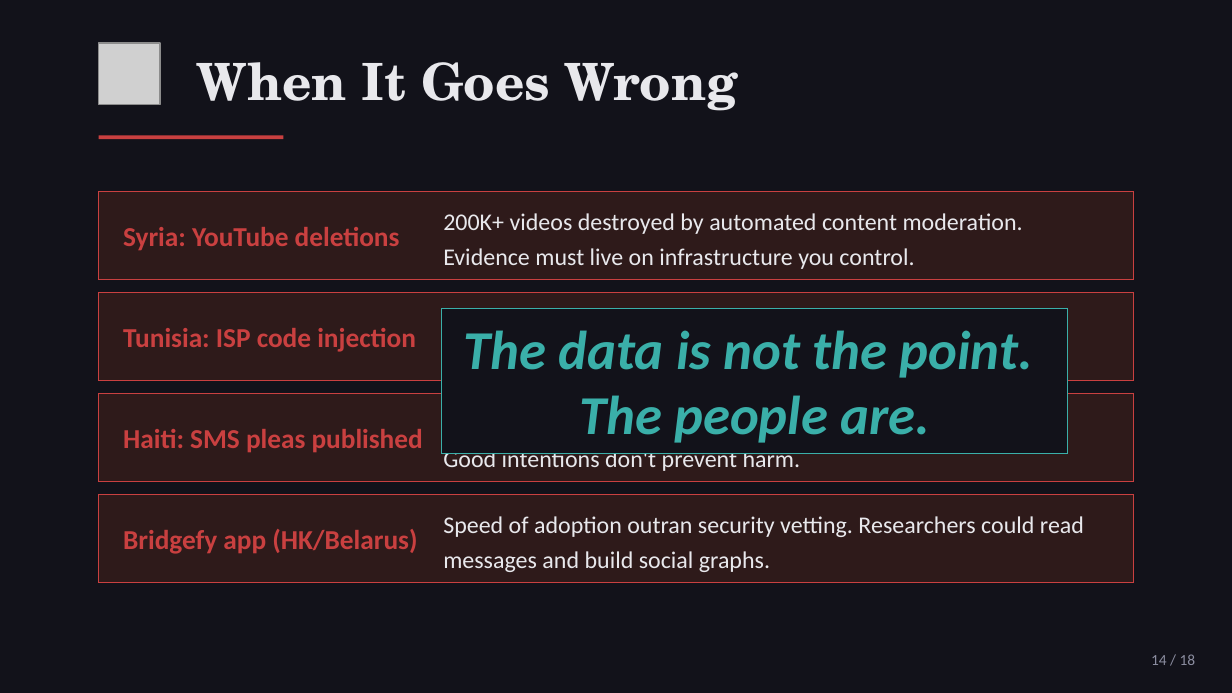
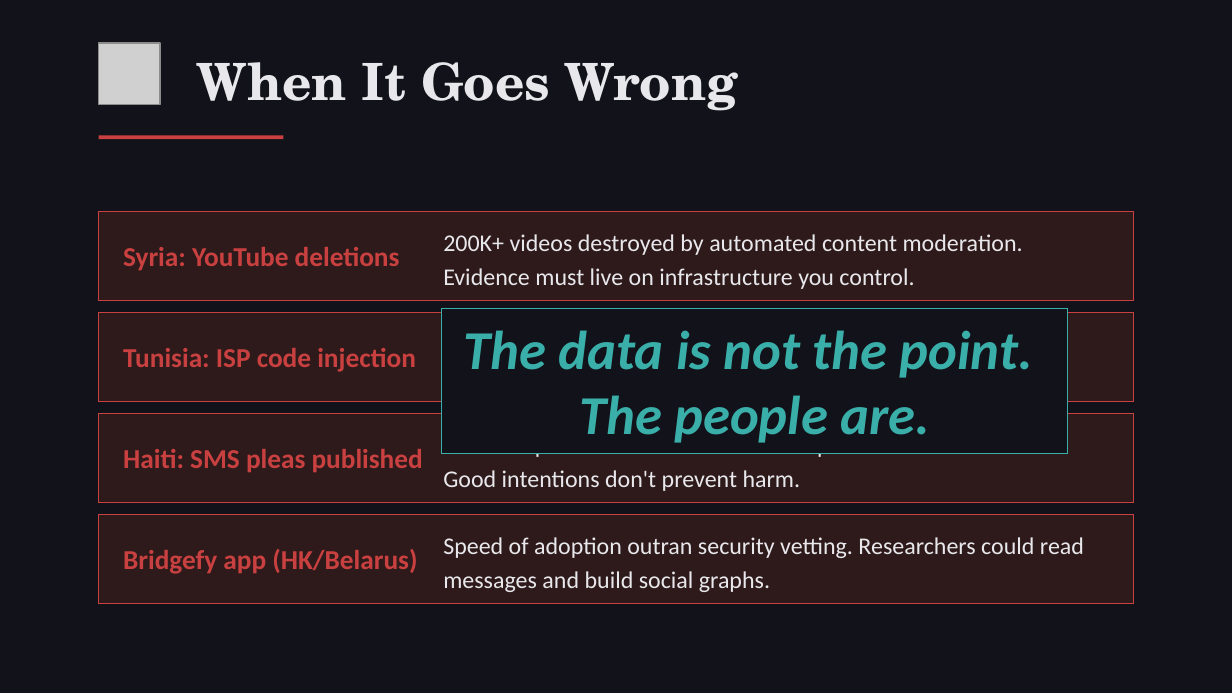
Before and after one commit to dreyco676/Crowd-Sourced-Truth, a slide deck: slide 6 of crowd-sourced-truth-deck.pptx. Drawn at 1232x693 pixels with LibreOffice and Linux fonts; fonts in the diff are those of the drawing; grey boxes stand for pictures. Boxes give left, top, right and bottom in pixels: in the first picture for what was removed or moved away, otherwise in the second. Text is boxed around its words. In the diff, an @@ line names an element or a change of style, - is before the commit and + after.

```diff
--- a/crowd-sourced-truth-deck.pptx
+++ b/crowd-sourced-truth-deck.pptx
@@ 7 texts, 4 rectangles: place and size @@
-7 texts, 4 rectangles at [99, 191, 1133, 583]
+7 texts, 4 rectangles at [99, 212, 1133, 604]
@@ text removed at [1151, 654, 1196, 665] @@
-14 / 18
```
Also in this commit, not shown: 15 other slides changed.
